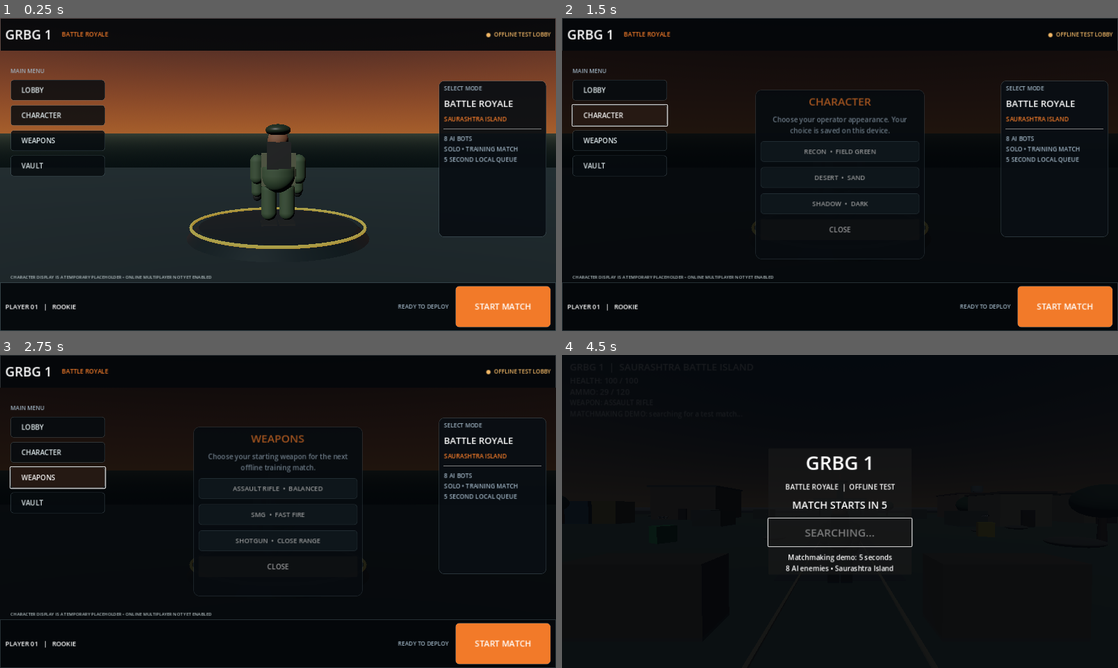
Above: before the commit, frames 1-4 (two rows, left to right).
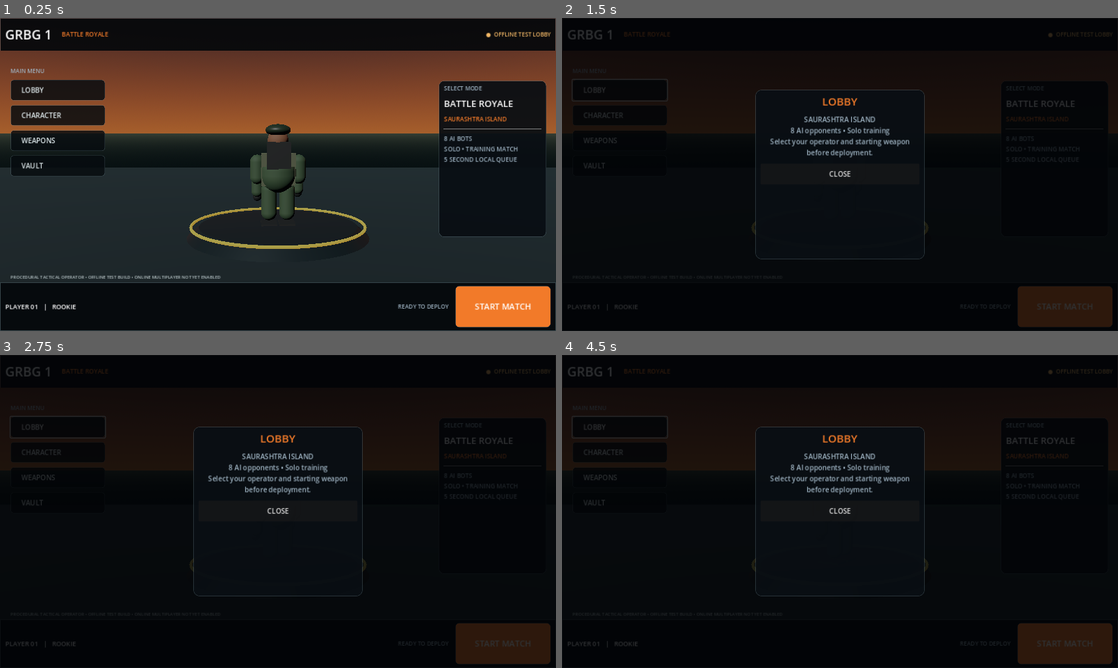
Above: after the commit, the same moments.

Repository: rakeshbaraiya365-afk/GRGB1
Game: Godot game, scene res://scenes/lobby.tscn
Two runs of this game, one before a commit and one after it. Both use one fixed random seed, a clock stepped at 60 frames per second and the inputs below.
Inputs (mouse positions are in pixels of both pictures, inside the frame that each line leads up to):
- Up to frame 1 (0.25 s): no input
- Up to frame 2 (1.5 s): click "LOBBY" at 0.5 s; click "CHARACTER" at 1.25 s
- Up to frame 3 (2.75 s): click "WEAPONS" at 2 s
- Up to frame 4 (4.5 s): click "VAULT" at 2.75 s; click "START MATCH" at 3.5 s; click (840, 533) at 4.25 s, where only the run before the commit has a clickable "START"

The runs differ from the first frame. In frame 1, 0.2% of the frame differs, in the area x 1-40%, y 82-84%; in frame 2, 8.2%; in frame 3, 8.3%, in the area x 0-100%, y 0-100%; in frame 4, 5.2%.

Commit message:
Fix lobby overlay canvas and show saved operator skin

Diff:
--- a/scripts/lobby.gd
+++ b/scripts/lobby.gd
@@ -3,6 +3,7 @@
 var showcase: Node3D
 var status_label: Label
 var section_overlay: Control
+var section_layer: CanvasLayer
 
 const RIG_SCRIPT = preload("res://scripts/soldier_rig.gd")
 const ACCENT := Color(0.95, 0.48, 0.16)
@@ -88,6 +89,9 @@
 	# Reuse the articulated soldier model in the lobby preview.
 	showcase = RIG_SCRIPT.new()
 	showcase.name = "OperatorShowcase"
+	var saved_profile := ConfigFile.new()
+	if saved_profile.load("user://grbg_profile.cfg") == OK:
+		showcase.set_uniform_tint(saved_profile.get_value("profile", "character_color", Color(0.20, 0.29, 0.19)))
 	showcase.position.y = 0.22
 	showcase.scale = Vector3(1.12, 1.12, 1.12)
 	add_child(showcase)
@@ -274,7 +278,7 @@
 	bottom_row.add_child(start)
 
 	var disclaimer := Label.new()
-	disclaimer.text = "CHARACTER DISPLAY IS A TEMPORARY PLACEHOLDER • ONLINE MULTIPLAYER NOT YET ENABLED"
+	disclaimer.text = "PROCEDURAL TACTICAL OPERATOR • OFFLINE TEST BUILD • ONLINE MULTIPLAYER NOT YET ENABLED"
 	disclaimer.set_anchors_preset(Control.PRESET_BOTTOM_LEFT)
 	disclaimer.position = Vector2(24, -132)
 	disclaimer.add_theme_font_size_override("font_size", 10)
@@ -282,12 +286,14 @@
 	root.add_child(disclaimer)
 
 func _open_section(section: String) -> void:
-	if is_instance_valid(section_overlay):
-		section_overlay.queue_free()
+	if is_instance_valid(section_layer):
+		section_layer.queue_free()
+	section_layer = CanvasLayer.new()
+	add_child(section_layer)
 	section_overlay = Control.new()
 	section_overlay.set_anchors_and_offsets_preset(Control.PRESET_FULL_RECT)
 	section_overlay.z_index = 20
-	add_child(section_overlay)
+	section_layer.add_child(section_overlay)
 	var shade := ColorRect.new()
 	shade.color = Color(0.005, 0.012, 0.022, 0.82)
 	shade.set_anchors_and_offsets_preset(Control.PRESET_FULL_RECT)
@@ -339,8 +345,8 @@
 	close.text = "CLOSE"
 	close.custom_minimum_size = Vector2(0, 48)
 	close.pressed.connect(func():
-		if is_instance_valid(section_overlay):
-			section_overlay.queue_free()
+		if is_instance_valid(section_layer):
+			section_layer.queue_free()
 	)
 	column.add_child(close)
 
@@ -361,8 +367,8 @@
 	cfg.set_value("profile", "character_color", color)
 	cfg.save("user://grbg_profile.cfg")
 	_set_status("OPERATOR SAVED: " + character_name)
-	if is_instance_valid(section_overlay):
-		section_overlay.queue_free()
+	if is_instance_valid(section_layer):
+		section_layer.queue_free()
 
 func _select_weapon(index: int) -> void:
 	var cfg := ConfigFile.new()
